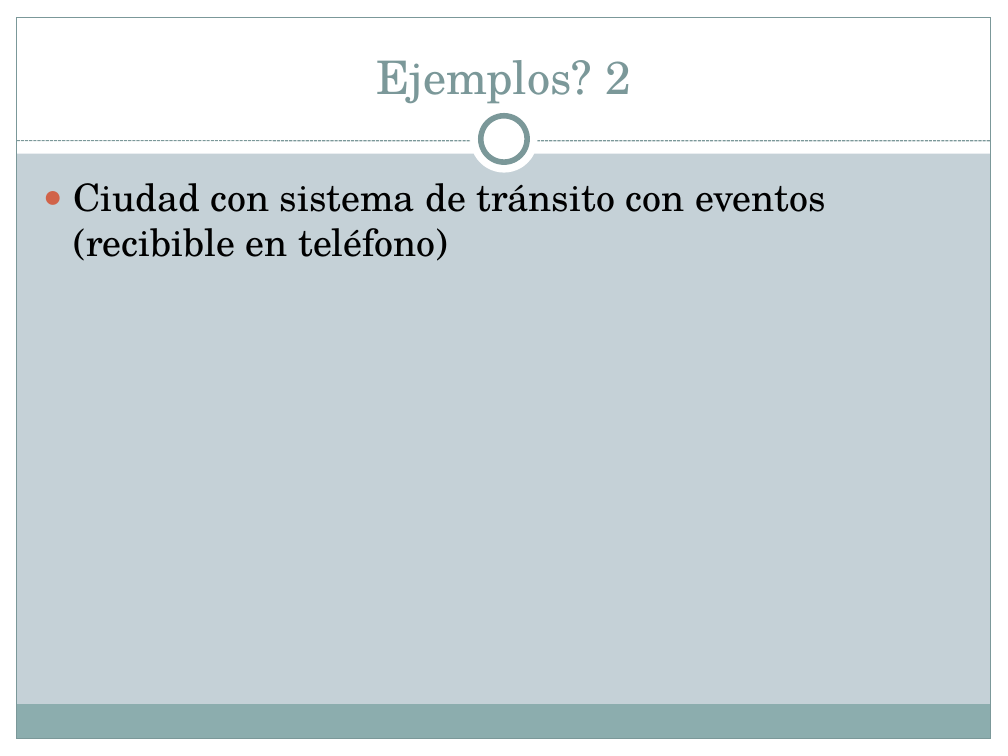
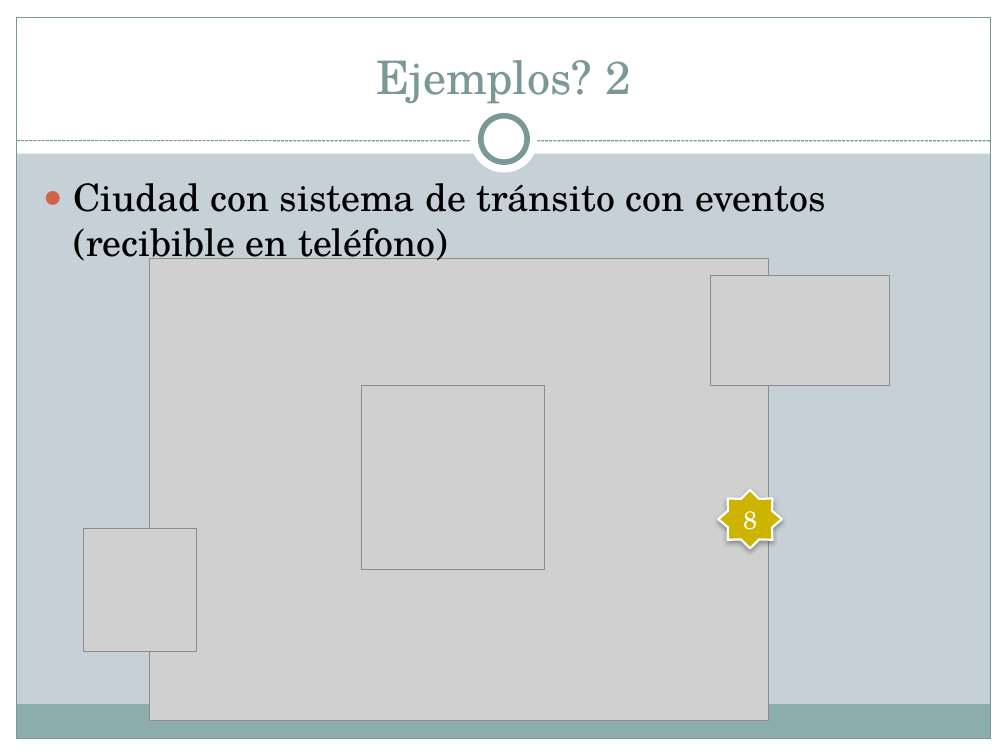
Before and after one commit to kfgodel/vortex, a slide deck: slide 6 of Documentacion/Publicable/Borradores/Intro a Vortex.pptx. Drawn at 1008x756 pixels with LibreOffice and Linux fonts; fonts in the diff are those of the drawing; grey boxes stand for pictures. Boxes give left, top, right and bottom in pixels: in the first picture for what was removed or moved away, otherwise in the second. Text is boxed around its words. In the diff, an @@ line names an element or a change of style, - is before the commit and + after.

```diff
--- a/Documentacion/Publicable/Borradores/Intro a Vortex.pptx
+++ b/Documentacion/Publicable/Borradores/Intro a Vortex.pptx
@@ picture added at [149, 259, 768, 721] @@
@@ picture added at [711, 275, 890, 385] @@
@@ picture added at [361, 386, 544, 570] @@
@@ star added at [719, 490, 782, 548], fill #CCB400, outline #FFFFFF 1.57 pt, 18 pt, text #FFFFFF @@
+8
@@ picture added at [84, 529, 197, 652] @@
```
Also in this commit, not shown: 8 other slides changed, 36 other files.
